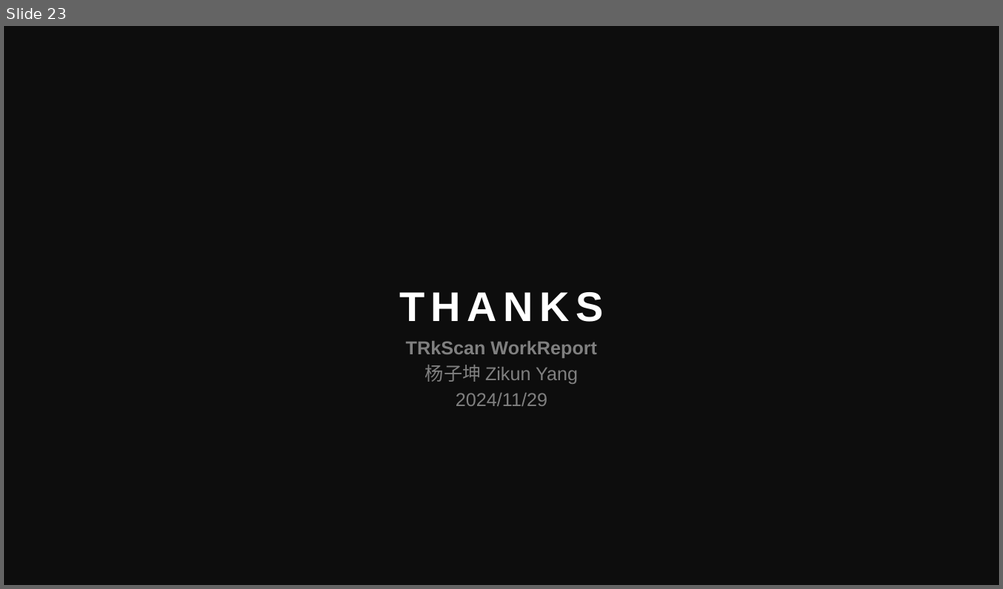
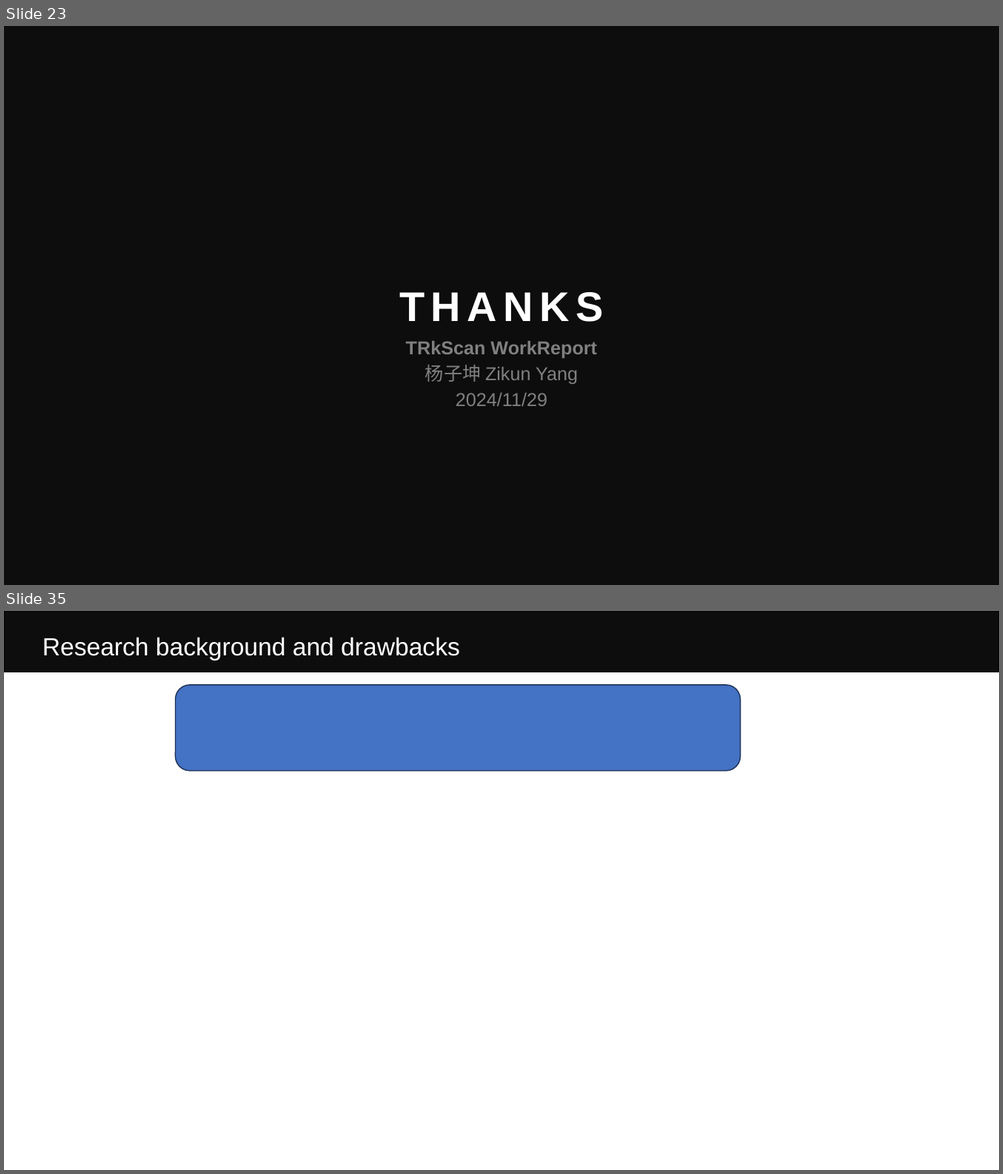
Before and after one commit to Eric-Y-S/TRkScan, a slide deck: WorkReport.pptx. Shown one above the other, each under a label of ours: slide 23 before the commit, slides 23 and 35 after it; the slides between them are not shown. The pictures are 1003x589 and 1003x1174 pixels, drawn with LibreOffice and Linux fonts; fonts in the diff are those of the drawing. Boxes give left, top, right and bottom in pixels: in the first picture for what was removed or moved away, otherwise in the second. Text is boxed around its words. In the diff, an @@ line names an element or a change of style, - is before the commit and + after.

```diff
--- a/WorkReport.pptx
+++ b/WorkReport.pptx
@@ slide 35 added at (4,611,999,1170), background #FFFFFF; not listed: 1 template element that a slide beside it also shows @@
@@ text added at (42,637,460,661), 24 pt, text #FFFFFF @@
+Research background and drawbacks
@@ rounded rectangle added at (176,685,740,771), fill #4472C4, outline #1E3256 1 pt @@
```
Also in this commit, not shown: 19 other slides added, 54 other files.
